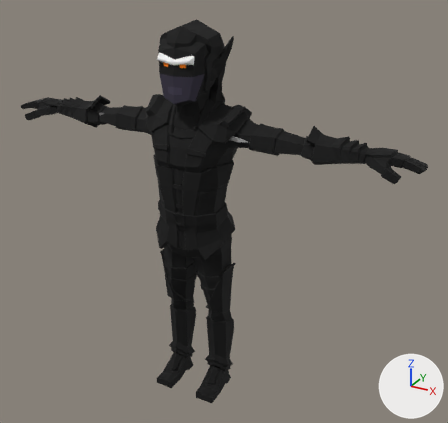
The glTF model public/models/rig/rivals/cultist.glb, before and after one commit.
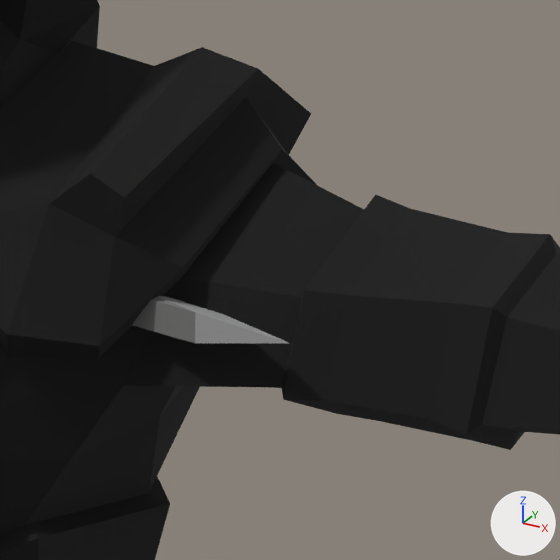
The first picture shows the older version from a camera (50 mm lens) standing at (1.41, -2.26, 2.13) and looking at (0.11, 0.1, 0.95). The close-ups show the older and then the newer version on the part from 47% to 63% of the width and 23% to 40% of the height of that picture. Only the edits that show in the close-ups are written down. The axes (+X, +Y, +Z) are drawn at lower right. The lights are the same throughout. Where no turn or scale is listed for an object, it has been applied to the vertices.

Objects in the first close-up: 'Character_DarkElf_01', 'wep_cultist'.
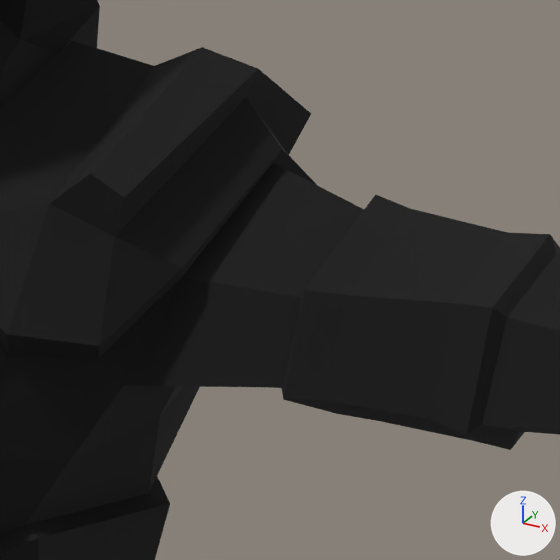
Pixel boxes (x1, y1, x2, y2) of what changed, in the close-ups (560 x 560 px):
'wep_cultist', deleted
    before: (132, 296, 289, 343)

Edits to the bpy script that builds the scene:
```text
Change mat_synty_body:
    add n3 = _N.new('ShaderNodeMix'); n3.name = 'Mix'
    add n3.data_type = 'RGBA'
    add n3.blend_type = 'MULTIPLY'
    add n3.inputs[0].default_value = 1.0  # 'Factor'
    add n4 = _N.new('ShaderNodeVertexColor'); n4.name = 'Color Attribute'
    where n2 = _N.new('ShaderNodeTexImage'); n2.name = 'Image Texture'
    where n0 = _N.new('ShaderNodeBsdfPrincipled'); n0.name = 'Principled BSDF'
    remove _L.new(n2.outputs[0], n0.inputs[0])  # 'Color' to 'Base Color'
    add _L.new(n3.outputs[2], n0.inputs[0])  # 'Result' to 'Base Color'
    add _L.new(n4.outputs[0], n3.inputs[7])  # 'Color' to 'B'
    add _L.new(n2.outputs[0], n3.inputs[6])  # 'Color' to 'A'
Change me_mesh_1:
    where me_mesh_1.from_pydata(...)  # 1424 vertices, 2818 faces; spans x -1.02..1.02, y -0.13..0.19, z 0.0..1.82
    remove me_mesh_1.materials.append(mat_synty_body_001)
    add me_mesh_1.materials.append(mat_synty_body)
Remove ob_wep_cultist:
    ob_wep_cultist = bpy.data.objects.new('wep_cultist', me_mesh_0)
    ob_wep_cultist.location = (-0.795, 0.0337, 1.3561)
```
